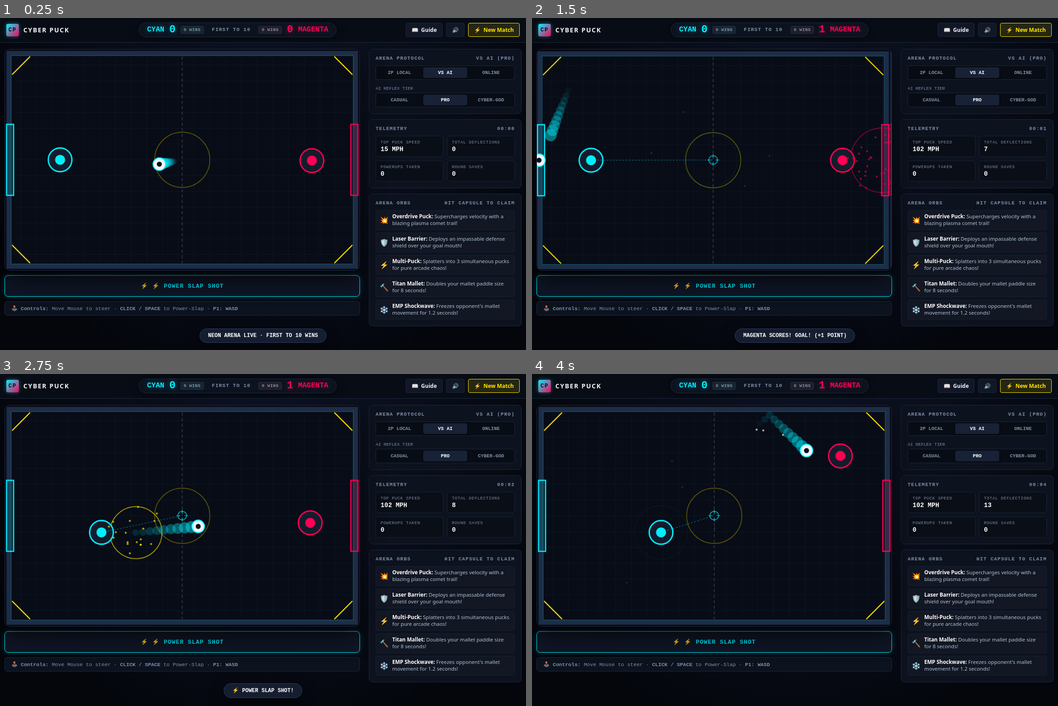
Above: before the commit, frames 1-4 (two rows, left to right).
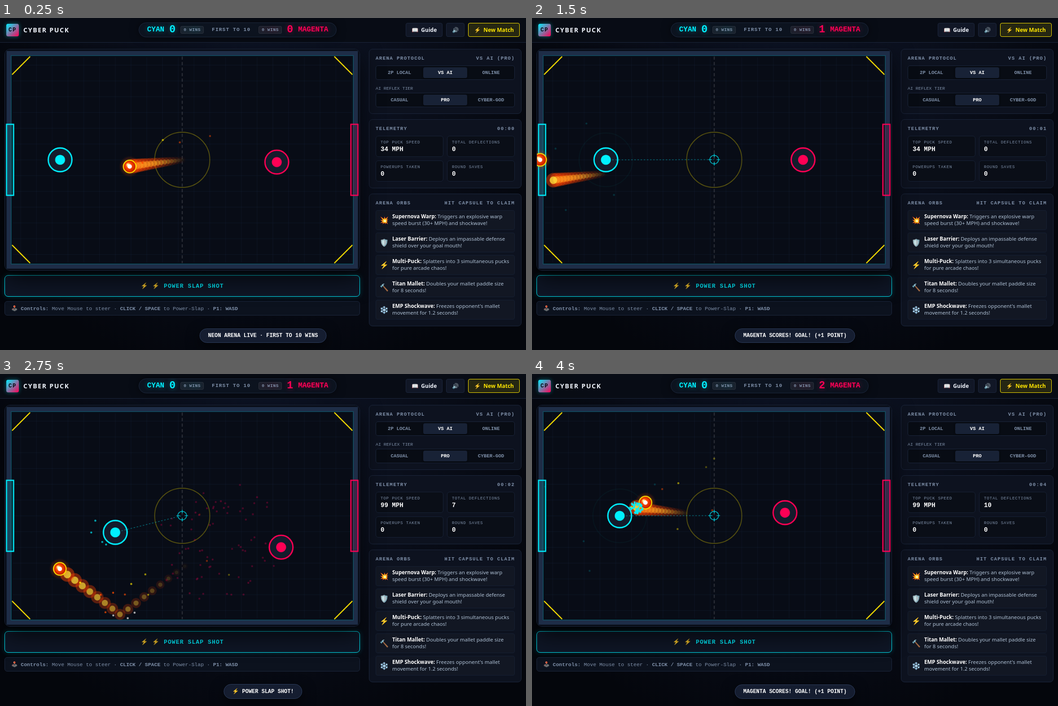
Above: after the commit, the same moments.

Repository: iamadzee/mini-games
Game: browser game, page battleline.html
The game is run twice, just before and just after one commit, with the same random seed, the same clock (stepped at 60 frames per second) and the same inputs.
Inputs (mouse positions are in pixels of both pictures, inside the frame that each line leads up to):
- Up to frame 1 (0.25 s): no input
- Up to frame 2 (1.5 s): click (716, 160) at 0.27 s; hold Right from 1.03 s (still down); tap Space at 1.1 s
- Up to frame 3 (2.75 s): release Right at 1.53 s; hold Down 1.58-1.85 s; tap Space at 1.6, 2.1, 2.6 s; hold Left 1.9-2.47 s; tap S at 2.52 s; hold Up from 2.52 s (still down)
- Up to frame 4 (4 s): release Up at 2.82 s; hold Right 2.87-3.53 s; tap Space at 3.1, 3.6 s; tap Ctrl at 3.52 s; hold Up 3.58-3.82 s; hold Left from 3.87 s (still down)

The runs differ from the first frame. In frame 1, 0.9% of the frame differs, in the area x 22-96%, y 35-63%; in frame 2, 3.6%, in the area x 0-96%, y 9-76%; in frame 3, 2.5%; in frame 4, 2.6%.

Commit message:
....

Diff:
--- a/battleline.html
+++ b/battleline.html
@@ -738,7 +738,7 @@
                 <div class="powerup-preview-list">
                     <div class="powerup-row">
                         <span class="powerup-icon">💥</span>
-                        <div class="powerup-desc"><strong>Overdrive Puck:</strong> Supercharges velocity with a blazing plasma comet trail!</div>
+                        <div class="powerup-desc"><strong>Supernova Warp:</strong> Triggers an explosive warp speed burst (30+ MPH) and shockwave!</div>
                     </div>
                     <div class="powerup-row">
                         <span class="powerup-icon">🛡️</span>
@@ -776,9 +776,11 @@
             </p>
 
             <p><strong>⚡ Kinetic Bank Shots &amp; Arena Physics:</strong><br>
+            • <strong>Infinite Flame Comet Puck:</strong> The puck blazes with permanent fiery plasma momentum, maintaining extreme speeds throughout the entire match without slowing down!<br>
+            • <strong>Agile AI Opponents:</strong> The Medium (Pro) AI aggressively maneuvers horizontally and vertically across its zone, challenging passing lanes, stepping forward into slaps, and setting up tactical rebounds!<br>
             • <strong>45° Corner Bevels:</strong> Angled tournament corner cushions smoothly deflect corner pucks outward into open ice, preventing traps.<br>
             • <strong>Game Point System:</strong> Reaching 9 points initiates Game Point tension. At 9-9 Deuce, sudden-death rules trigger — next goal wins!<br>
-            • <strong>Power-Up Capsules:</strong> Hit the floating central orb with the puck to unleash Overdrive speed, Goal Shields, Tri-Puck splits, or Titan Paddles!
+            • <strong>Power-Up Capsules:</strong> Hit the floating central orb with the puck to unleash Supernova Warp bursts, Goal Shields, Tri-Flame splits, Titan Mallets, or EMP Freezes!
             </p>
 
             <div class="modal-actions">
@@ -1089,11 +1091,11 @@
                 pucks = [{
                     x: RINK_WIDTH / 2,
                     y: RINK_HEIGHT / 2,
-                    vx: towardsPlayer === 1 ? -4 : 4,
-                    vy: (Math.random() - 0.5) * 3,
+                    vx: towardsPlayer === 1 ? -9 : 9,
+                    vy: (Math.random() - 0.5) * 4.5,
                     r: PUCK_RADIUS,
-                    isOverdrive: false,
-                    overdriveTimer: 0,
+                    isOverdrive: true,
+                    overdriveTimer: Infinity,
                     trail: []
                 }];
             }
@@ -1143,27 +1145,41 @@
                 for (let i = pucks.length - 1; i >= 0; i--) {
                     const puck = pucks[i];
 
-                    // Trail record
+                    // Trail record (extended length 16 for blazing comet flame tail)
                     puck.trail.push({ x: puck.x, y: puck.y });
-                    if (puck.trail.length > 10) puck.trail.shift();
-
-                    // Overdrive decay
-                    if (puck.isOverdrive) {
-                        puck.overdriveTimer -= dt;
-                        if (puck.overdriveTimer <= 0) puck.isOverdrive = false;
+                    if (puck.trail.length > 16) puck.trail.shift();
+
+                    // Permanent Infinite Flame Mode: Overdrive never decays!
+                    puck.isOverdrive = true;
+                    puck.overdriveTimer = Infinity;
+
+                    // Trailing fire ember sparks
+                    if (Math.random() < 0.35) {
+                        spawnSparks(puck.x - puck.vx * 0.4, puck.y - puck.vy * 0.4, Math.random() < 0.5 ? '#ff4d00' : '#ffe600', 1);
                     }
 
-                    // Apply friction / drag
-                    const friction = 0.996;
+                    // Low friction drag so the puck maintains blazing momentum
+                    const friction = 0.9985;
                     puck.vx *= friction;
                     puck.vy *= friction;
 
-                    // Speed clamping
-                    const maxSpeed = puck.isOverdrive ? 26 : 19;
-                    const speed = Math.hypot(puck.vx, puck.vy);
-                    if (speed > maxSpeed) {
+                    // Permanent High Speed Keeper: minSpeed = 8.5 keeps ball ALWAYS blazing fast!
+                    const minSpeed = 8.5;
+                    const maxSpeed = 26;
+                    let speed = Math.hypot(puck.vx, puck.vy);
+                    if (speed < minSpeed) {
+                        if (speed > 0.05) {
+                            puck.vx = (puck.vx / speed) * minSpeed;
+                            puck.vy = (puck.vy / speed) * minSpeed;
+                        } else {
+                            puck.vx = (Math.random() < 0.5 ? -1 : 1) * minSpeed;
+                            puck.vy = (Math.random() - 0.5) * 3;
+                        }
+                        speed = minSpeed;
+                    } else if (speed > maxSpeed) {
                         puck.vx = (puck.vx / speed) * maxSpeed;
                         puck.vy = (puck.vy / speed) * maxSpeed;
+                        speed = maxSpeed;
                     }
 
                     // Telemetry mph
@@ -1393,42 +1409,62 @@
                             p2.swingVx = -650;
                         }
                     } else if (aiTier === 'casual') {
-                        // Slowly moves toward puck
-                        targetX = Math.min(RINK_WIDTH - 65, Math.max(RINK_WIDTH / 2 + 60, primaryPuck.x + 15));
+                        // Slowly moves toward puck with mild horizontal advance
+                        targetX = Math.min(RINK_WIDTH - 70, Math.max(RINK_WIDTH / 2 + 70, primaryPuck.x + 30));
                         targetY = primaryPuck.y;
                     } else if (aiTier === 'pro') {
-                        // Anticipates trajectory and charges forward to smash
+                        // Medium (Pro) AI: Agile horizontal maneuvers, forward challenges, and attack drives!
                         const distToPuck = Math.hypot(primaryPuck.x - p2.x, primaryPuck.y - p2.y);
-                        if (distToPuck < 140 && primaryPuck.x > p2.x - 35) {
-                            targetX = primaryPuck.x + 10;
+
+                        if (distToPuck < 150 && primaryPuck.x <= p2.x + 15) {
+                            // Strike zone: Step into the puck with horizontal forward drive toward center rink
+                            targetX = Math.max(RINK_WIDTH / 2 + 50, primaryPuck.x - 30);
                             targetY = primaryPuck.y;
-                            p2.swingVx = -700;
+                            p2.swingVx = -680;
+                        } else if (primaryPuck.vx > 0) {
+                            // Puck incoming toward AI: Intercept forward at an aggressive angle
+                            const interceptX = Math.max(520, Math.min(780, primaryPuck.x + 55));
+                            const predY = primaryPuck.y + primaryPuck.vy * 3.2;
+                            targetX = interceptX;
+                            targetY = Math.max(65, Math.min(RINK_HEIGHT - 65, predY));
                         } else {
-                            targetX = RINK_WIDTH - 130;
-                            targetY = primaryPuck.y + primaryPuck.vy * 4;
+                            // Puck drifting or heading away: Advance horizontally up to midline zone to contest
+                            targetX = Math.max(505, Math.min(730, primaryPuck.x + 40));
+                            targetY = primaryPuck.y;
                         }
                     } else {
                         // Cyber-God AI: Predictive angle interception & aggressive smash
-                        const leadTime = (p2.x - primaryPuck.x) / Math.max(1, primaryPuck.vx);
-                        const predY = primaryPuck.y + primaryPuck.vy * Math.min(15, Math.max(0, leadTime));
-
-                        if (primaryPuck.x > p2.x - 80) {
-                            targetX = primaryPuck.x + 15;
+                        const distToPuck = Math.hypot(primaryPuck.x - p2.x, primaryPuck.y - p2.y);
+                        if (distToPuck < 155 && primaryPuck.x <= p2.x + 20) {
+                            targetX = primaryPuck.x - 35;
                             targetY = primaryPuck.y;
-                            p2.swingVx = -900;
+                            p2.swingVx = -880;
                         } else {
-                            targetX = RINK_WIDTH - 110;
-                            targetY = Math.max(90, Math.min(RINK_HEIGHT - 90, predY));
+                            const leadTime = Math.max(0.1, (p2.x - primaryPuck.x) / Math.max(2, Math.abs(primaryPuck.vx)));
+                            const predY = primaryPuck.y + primaryPuck.vy * Math.min(12, leadTime);
+                            targetX = Math.max(510, Math.min(790, primaryPuck.x + 65));
+                            targetY = Math.max(70, Math.min(RINK_HEIGHT - 70, predY));
                         }
                     }
                 } else {
-                    // Puck in player's half: AI returns to guarded home position
-                    targetX = homeX;
-                    targetY = homeY + (primaryPuck.y - homeY) * 0.35;
+                    // Puck in player's half:
+                    if (aiTier === 'pro') {
+                        // Medium AI dynamic horizontal pacing & tactical mid-court positioning
+                        const lateralPacing = Math.sin(matchTimeSeconds * 2.6) * 55;
+                        const depthBias = (1 - (primaryPuck.x / (RINK_WIDTH / 2))) * 65;
+                        targetX = 645 + depthBias + lateralPacing;
+                        targetY = homeY + (primaryPuck.y - homeY) * 0.45;
+                    } else if (aiTier === 'god') {
+                        targetX = 680 + Math.sin(matchTimeSeconds * 3) * 35;
+                        targetY = homeY + (primaryPuck.y - homeY) * 0.4;
+                    } else {
+                        targetX = homeX;
+                        targetY = homeY + (primaryPuck.y - homeY) * 0.35;
+                    }
                 }
 
                 // Smooth acceleration toward target
-                const maxSpeed = aiTier === 'casual' ? 7 : aiTier === 'pro' ? 12 : 16;
+                const maxSpeed = aiTier === 'casual' ? 7 : aiTier === 'pro' ? 11 : 16;
                 const dx = targetX - p2.x;
                 const dy = targetY - p2.y;
                 const dist = Math.hypot(dx, dy);
@@ -1477,7 +1513,6 @@
                 pucks.forEach(p => {
                     p.vx = 0;
                     p.vy = 0;
-                    p.isOverdrive = false;
                     p.x = scorer === 1 ? RINK_WIDTH - 8 : 8;
                     p.y = RINK_HEIGHT / 2;
                 });
@@ -1559,29 +1594,36 @@
                 pill.style.display = 'inline-flex';
 
                 if (type === 'overdrive') {
+                    // Puck already has infinite flame, so Overdrive orb grants an explosive SUPERNOVA WARP BOOST!
+                    const curSpeed = Math.hypot(puck.vx, puck.vy) || 1;
+                    const boostSpeed = Math.min(28, curSpeed * 1.35);
+                    puck.vx = (puck.vx / curSpeed) * boostSpeed;
+                    puck.vy = (puck.vy / curSpeed) * boostSpeed;
                     puck.isOverdrive = true;
-                    puck.overdriveTimer = 8;
-                    pill.textContent = '💥 OVERDRIVE PUCK (2X SPEED)';
-                    showToast('💥 OVERDRIVE COMET PUCK!');
+                    puck.overdriveTimer = Infinity;
+                    spawnShockwave(puck.x, puck.y, '#ff4d00');
+                    spawnSparks(puck.x, puck.y, '#ffe600', 25);
+                    pill.textContent = '💥 SUPERNOVA WARP BOOST (30+ MPH BURST)';
+                    showToast('💥 SUPERNOVA WARP BOOST UNLEASHED!');
                 } else if (type === 'shield') {
                     player.shieldActive = true;
                     player.shieldTimer = 7;
                     pill.textContent = '🛡️ LASER GOAL BARRIER';
                     showToast('🛡️ DEFENSIVE LASER SHIELD ACTIVE!');
                 } else if (type === 'multipuck') {
-                    // Split into 3 pucks!
+                    // Split into 3 pucks, all inheriting permanent infinite flame!
                     pucks.push({
                         x: puck.x, y: puck.y - 20,
-                        vx: puck.vx * 0.9, vy: -6,
-                        r: PUCK_RADIUS, isOverdrive: false, overdriveTimer: 0, trail: []
+                        vx: puck.vx * 0.95, vy: -7,
+                        r: PUCK_RADIUS, isOverdrive: true, overdriveTimer: Infinity, trail: []
                     });
                     pucks.push({
                         x: puck.x, y: puck.y + 20,
-                        vx: puck.vx * 0.9, vy: 6,
-                        r: PUCK_RADIUS, isOverdrive: false, overdriveTimer: 0, trail: []
+                        vx: puck.vx * 0.95, vy: 7,
+                        r: PUCK_RADIUS, isOverdrive: true, overdriveTimer: Infinity, trail: []
                     });
-                    pill.textContent = '⚡ MULTI-PUCK CHAOS (3 PUCKS)';
-                    showToast('⚡ TRI-PUCK SPLIT!');
+                    pill.textContent = '⚡ TRI-FLAME COMET STORM (3 PUCKS)';
+                    showToast('⚡ TRI-FLAME COMET STORM!');
                 } else if (type === 'titan') {
                     player.titanTimer = 8;
                     pill.textContent = '🔨 TITAN MALLET (+50% SIZE)';
@@ -1841,32 +1883,54 @@
             }
 
             function drawPuck(puck) {
-                // Motion blur trail
                 ctx.save();
+
+                // 1. Double-Layer Blazing Comet Flame Trail
                 for (let i = 0; i < puck.trail.length; i++) {
                     const pos = puck.trail[i];
-                    const alpha = (i + 1) / puck.trail.length * 0.45;
-                    ctx.fillStyle = puck.isOverdrive ? `rgba(255, 100, 0, ${alpha})` : `rgba(0, 240, 255, ${alpha})`;
+                    const ratio = (i + 1) / puck.trail.length;
+
+                    // Outer expanding fiery plume
+                    ctx.fillStyle = `rgba(255, 65, 0, ${ratio * 0.45})`;
                     ctx.beginPath();
-                    ctx.arc(pos.x, pos.y, puck.r * (0.5 + 0.5 * (i / puck.trail.length)), 0, Math.PI * 2);
+                    ctx.arc(pos.x, pos.y, puck.r * (0.5 + 0.65 * ratio), 0, Math.PI * 2);
                     ctx.fill();
-                }
-
-                // Puck Body
-                ctx.fillStyle = puck.isOverdrive ? '#ff3b00' : '#f0f4fc';
+
+                    // Inner hot golden/plasma core
+                    ctx.fillStyle = `rgba(255, 230, 60, ${ratio * 0.75})`;
+                    ctx.beginPath();
+                    ctx.arc(pos.x, pos.y, puck.r * (0.25 + 0.35 * ratio), 0, Math.PI * 2);
+                    ctx.fill();
+                }
+
+                // 2. Fiery Heat Corona / Outer Aura
+                const coronaGrad = ctx.createRadialGradient(puck.x, puck.y, puck.r * 0.5, puck.x, puck.y, puck.r * 1.7);
+                coronaGrad.addColorStop(0, 'rgba(255, 120, 0, 0.45)');
+                coronaGrad.addColorStop(1, 'rgba(255, 60, 0, 0)');
+                ctx.fillStyle = coronaGrad;
+                ctx.beginPath();
+                ctx.arc(puck.x, puck.y, puck.r * 1.7, 0, Math.PI * 2);
+                ctx.fill();
+
+                // 3. Puck Body (Fiery Incandescent Red-Orange Gradient)
+                const bodyGrad = ctx.createRadialGradient(puck.x - puck.r * 0.3, puck.y - puck.r * 0.3, puck.r * 0.1, puck.x, puck.y, puck.r);
+                bodyGrad.addColorStop(0, '#fff4a3');
+                bodyGrad.addColorStop(0.35, '#ff4d00');
+                bodyGrad.addColorStop(1, '#c01500');
+                ctx.fillStyle = bodyGrad;
                 ctx.beginPath();
                 ctx.arc(puck.x, puck.y, puck.r, 0, Math.PI * 2);
                 ctx.fill();
 
-                // Glowing Neon Rim
-                ctx.strokeStyle = puck.isOverdrive ? '#ffe600' : '#00f0ff';
+                // 4. Glowing Neon Golden Rim
+                ctx.strokeStyle = '#ffe600';
                 ctx.lineWidth = 2.5;
                 ctx.stroke();
 
-                // Center Core
-                ctx.fillStyle = puck.isOverdrive ? '#ffe600' : '#080c16';
+                // 5. Blazing Plasma Center Core
+                ctx.fillStyle = '#ffffff';
                 ctx.beginPath();
-                ctx.arc(puck.x, puck.y, puck.r * 0.4, 0, Math.PI * 2);
+                ctx.arc(puck.x, puck.y, puck.r * 0.35, 0, Math.PI * 2);
                 ctx.fill();
 
                 ctx.restore();
--- a/index.html
+++ b/index.html
@@ -291,7 +291,7 @@
                 <div class="feature-copy">
                     <span class="feature-index">GAME 04 / KINETIC SPORTS DUEL</span>
                     <h3>Cyber Puck:<br>Neon Air Hockey</h3>
-                    <p>Fast-paced neon air hockey with real 2D momentum physics! Smash bank shots off cushions, claim supersonic Overdrive or Multi-Puck power-ups, and duel your rival or the Cyber-God AI to 10 points with intense Game Point tension.</p>
+                    <p>Fast-paced neon air hockey with real 2D momentum physics! Features a permanent infinite flame comet puck that stays blazing fast, agile AI opponents that maneuver horizontally and vertically, and intense first-to-10 Game Point duels.</p>
                     <div class="feature-meta"><span>TWO PLAYER</span><span>VS AI (3 TIERS)</span><span>MOBILE &amp; DESKTOP</span></div>
                     <div class="feature-actions">
                         <a class="play-link" href="battleline.html"><span>Enter the Rink</span><span aria-hidden="true">&#8594;</span></a>
@@ -478,6 +478,8 @@
                             <h4>The Match Objective</h4>
                             <ul>
                                 <li>🥅 <strong>First to 10 Points:</strong> Slap the puck across the center boundary line and blast it into the opposing goal pocket. Each goal awards 1 point.</li>
+                                <li>🔥 <strong>Infinite Flame Comet Ball:</strong> The puck blazes with permanent fiery plasma momentum, maintaining thrilling high speeds without slowing down!</li>
+                                <li>🤖 <strong>Agile AI Rivals:</strong> The Medium (Pro) AI maneuvers horizontally and vertically across its defensive half, aggressively challenging passing lanes and driving into slaps.</li>
                                 <li>⚡ <strong>Game Point System:</strong> When a player reaches 9 points, high-tension Game Point activates. At 9-9 Deuce, sudden death triggers — next goal wins!</li>
                                 <li>🚫 <strong>Center Boundary:</strong> You cannot cross into the opponent's half of the rink. Defend your zone and snipe open angles.</li>
                             </ul>
@@ -486,7 +488,7 @@
                         <div class="guide-section">
                             <h4>The 5 Arena Power-Up Orbs</h4>
                             <ul>
-                                <li>💥 <strong>Overdrive Puck:</strong> Supercharges puck velocity with a flaming plasma comet trail!</li>
+                                <li>💥 <strong>Supernova Warp:</strong> Unleashes an explosive warp speed burst (30+ MPH) and concussive shockwave!</li>
                                 <li>🛡️ <strong>Laser Barrier:</strong> Deploys an impenetrable forcefield over your goal mouth for 8 seconds.</li>
                                 <li>⚡ <strong>Multi-Puck:</strong> Triplicates the puck into three simultaneous projectiles for pure arcade mayhem!</li>
                                 <li>🔨 <strong>Titan Mallet:</strong> Expands your mallet paddle radius by +50% for 8 seconds of unstoppable coverage.</li>
--- a/sw.js
+++ b/sw.js
@@ -1,4 +1,4 @@
-const CACHE_NAME = 'mini-games-arcade-v28';
+const CACHE_NAME = 'mini-games-arcade-v29';
 const APP_FILES = ['.', 'index.html', 'ricochet.html', 'duel.html', 'chess.html', 'battleline.html', 'manifest.json', 'icon.svg', 'sw.js'];
 
 self.addEventListener('install', (event) => {
